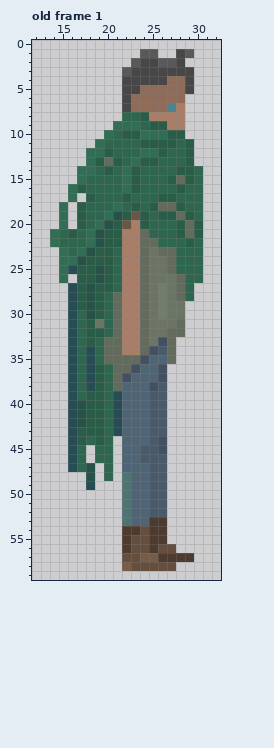
Pixel-art file -- Todo/Arte/Player/PlayerR.ase. The picture above was drawn from the file before the commit.
48x61 pixels, 1 frame. Colours within 5 levels of each other are drawn and written as one. Shown: old frame 1: x 12..32, y 0..59. The commit also changed other frames, which this record leaves out.
After the commit:
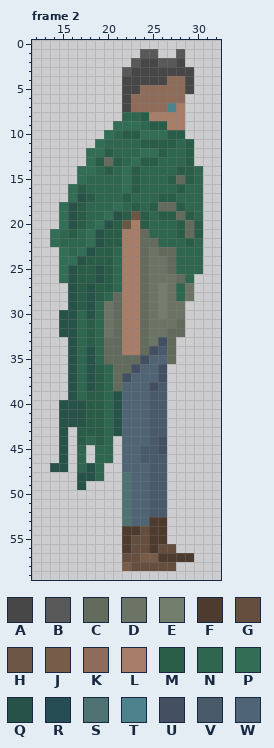
Palette (. is transparent): A #474747  B #595959  C #626b5c  D #6c7565  E #727d6b  F #4d3b2f  G #664e3f  H #6b5646  J #785c4a  K #8f6c5a  L #a87e68  M #2a5d48  N #2e664f  P #316e55  Q #265248  R #274d54  S #4f7373  T #4d838c  U #435061  V #495b6b  W #4f6575
A new or re-ordered frame is compared with the old frame closest to it.
Changes in this commit:
frames 1 -> 5
Frame 2 is new; against old frame 1, layers "Poncho", "Cuerpo", "CapaDetras":
y 1: x 28..29 AB -> B.
y 17: x 17 . -> Q
y 18..20: x 16 . -> Q
y 25: x 16 R -> Q
y 26: x 16 . -> Q; x 30 N -> .
y 27..28: x 16 R -> Q; x 28..29 CN -> ND
y 29: x 16 R -> Q; x 19..20 MN -> ND
y 30: x 15..16 .R -> QQ; x 19..20 MN -> ND
y 31: x 15..16 .R -> QQ; x 19..20 DN -> ND
y 32: x 15..16 .R -> QQ; x 19..20 MN -> ND
y 33: x 16 R -> Q
y 34..38: x 16 R -> Q; x 18 R -> Q
y 39: x 16 R -> Q; x 21 R -> Q
y 40..42: x 15..16 .R -> QQ; x 21 R -> Q
y 43: x 15..16 .R -> Q.; x 21 R -> Q
y 44..46: x 15..16 .R -> Q.
y 47: x 14..16 ..R -> QQ.; x 19..20 .N -> N.
y 48: x 17 . -> Q; x 19..20 .N -> N.
y 49: x 17..18 .R -> Q.
Where, in picture pixels (left, top, right, bottom), the same in both pictures:
changed: (176, 49, 194, 58)
added: (68, 193, 86, 229)
changed: (50, 265, 122, 490)
changed: (176, 274, 203, 301)
